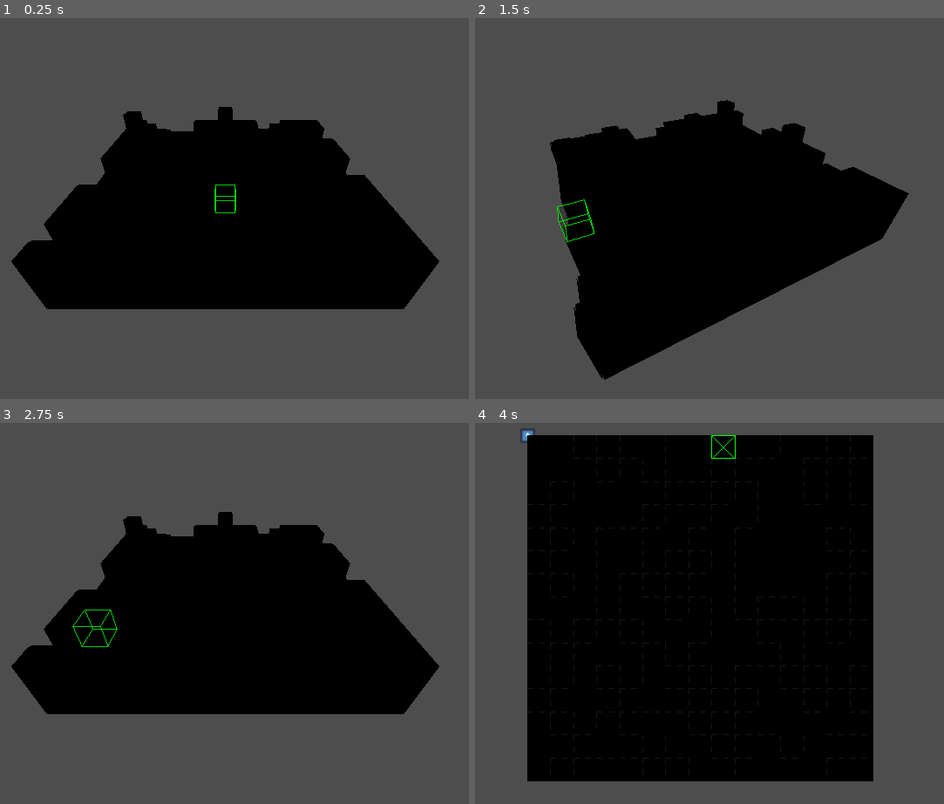
Above: before the commit, frames 1-4 (two rows, left to right).
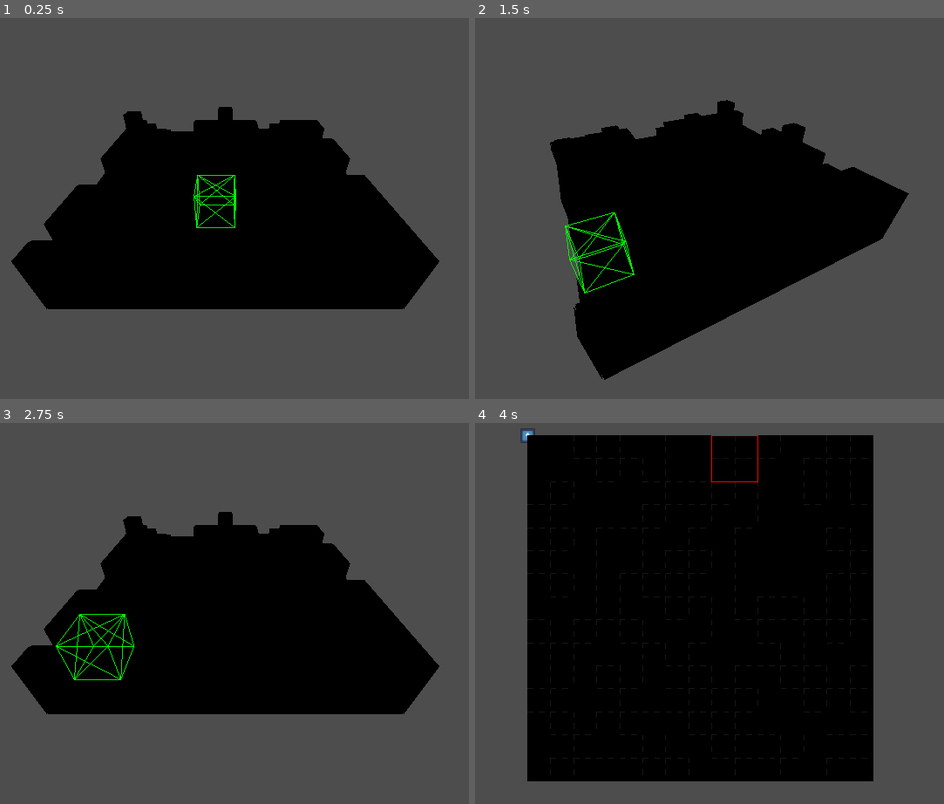
Above: after the commit, the same moments.

Repository: Nalooff/TSG
Game: Godot game, scene res://Scenes/world.tscn
Same seed, same stepped clock (60 frames per second), same inputs: the game is played once before the commit and once after it. The engine's default icon, where the game draws it, is replaced by a stand-in: a white triangle on a blue panel in a dark square.
Inputs (mouse positions are in pixels of both pictures, inside the frame that each line leads up to):
- Up to frame 1 (0.25 s): no input
- Up to frame 2 (1.5 s): tap Enter (change_view) at 0.5 s; move the mouse to (854, 181) at 0.52 s; hold Right (rotate_right) 0.53-1.28 s; hold Enter (change_view) 0.53-1.28 s; move the mouse to (559, 223) at 1.27 s; hold Left (rotate_left) from 1.28 s (still down); click (559, 223) at 1.35 s
- Up to frame 3 (2.75 s): move the mouse to (295, 522) at 2.02 s; release Left (rotate_left) at 2.03 s; hold Right (rotate_right) from 2.03 s (still down); hold Middle mouse button (rotate_cam) from 2.03 s (still down)
- Up to frame 4 (4 s): tap Space at 2.75 s; move the mouse to (667, 685) at 2.77 s; release Middle mouse button (rotate_cam) at 2.78 s; tap B (switch_build_mode) at 2.85 s; move the mouse to (911, 666) at 3.52 s; release Right (rotate_right) at 3.53 s; hold Left (rotate_left) from 3.53 s (still down); hold Enter (change_view) from 3.53 s (still down)

The runs differ from the first frame. In frame 1, 0.3% of the frame differs, in the area x 41-51%, y 41-56%; in frame 2, 0.6%, in the area x 17-35%, y 47-73%; in frame 3, 0.5%; in frame 4, 0.1%.

Commit message:
Update world.tscn

Diff:
--- a/Scenes/world.tscn
+++ b/Scenes/world.tscn
@@ -18,6 +18,10 @@
 
 [node name="Grid" parent="." instance=ExtResource("3_wfsc2")]
 
+[node name="BlockPreview" parent="Grid" index="1"]
+mode = 1
+preview_size = Vector3i(2, 2, 2)
+
 [node name="BasePawn" parent="." instance=ExtResource("1_er4mj")]
 
 [editable path="Grid"]
